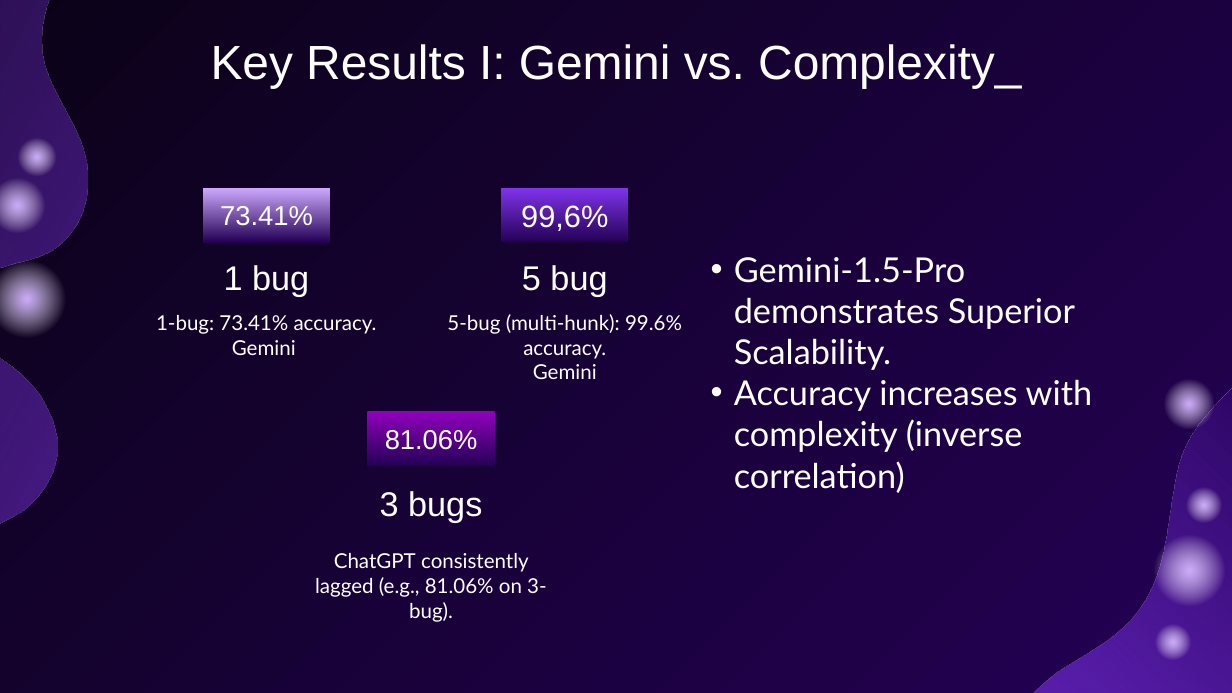
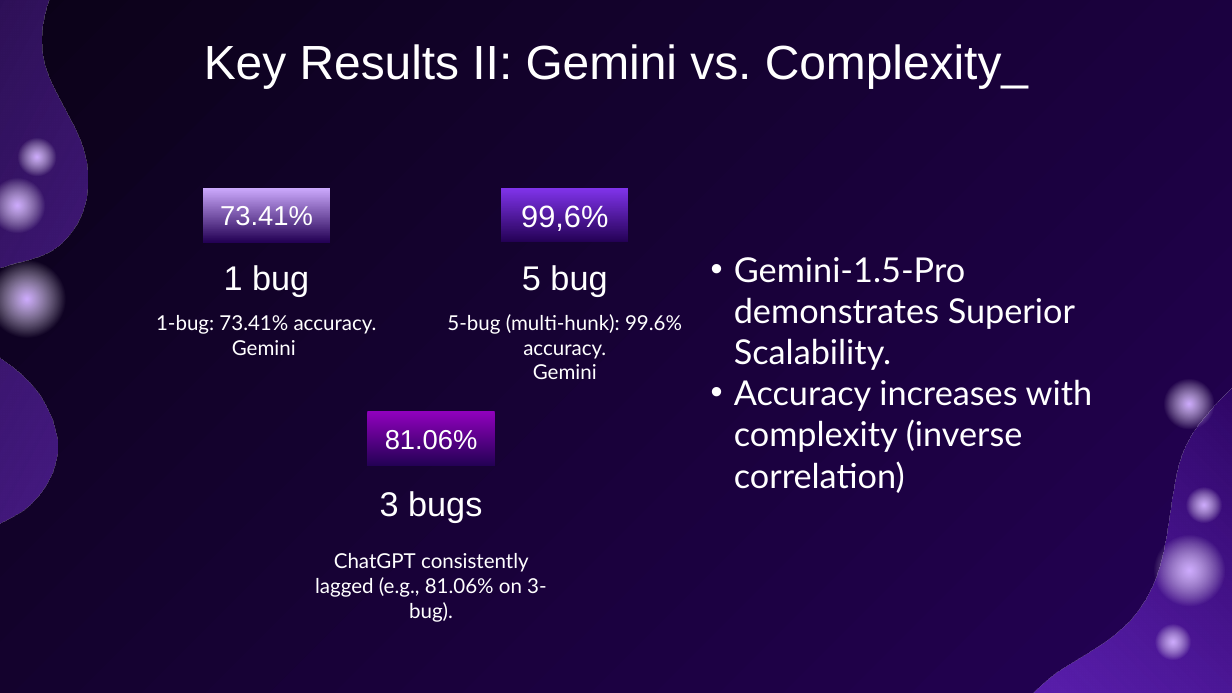
Before and after one commit to sefiSB/kutmod, a slide deck: slide 7 of designed.pptx (slide 6 before the commit). Drawn at 1232x693 pixels with LibreOffice and Linux fonts; fonts in the diff are those of the drawing. Boxes give left, top, right and bottom in pixels: in the first picture for what was removed or moved away, otherwise in the second. Text is boxed around its words. In the diff, an @@ line names an element or a change of style, - is before the commit and + after.

```diff
--- a/designed.pptx
+++ b/designed.pptx
@@ title at box(204, 44, 1028, 88): text changed @@
-Key Results I: Gemini vs. Complexity_
+Key Results II: Gemini vs. Complexity_
```
Also in this commit, not shown: 5 other slides changed, 1 slide added, 29 slides removed, 3 other files.
